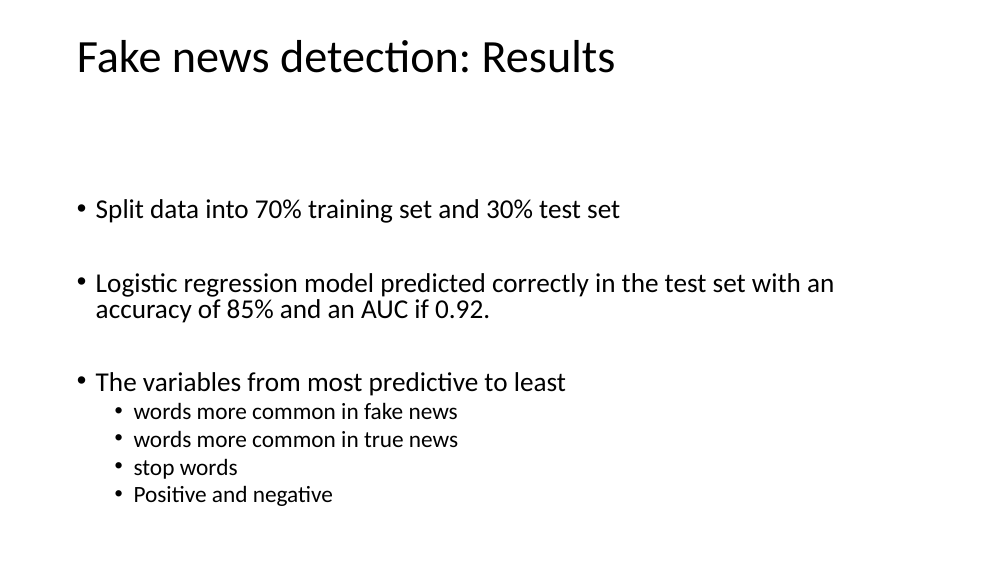
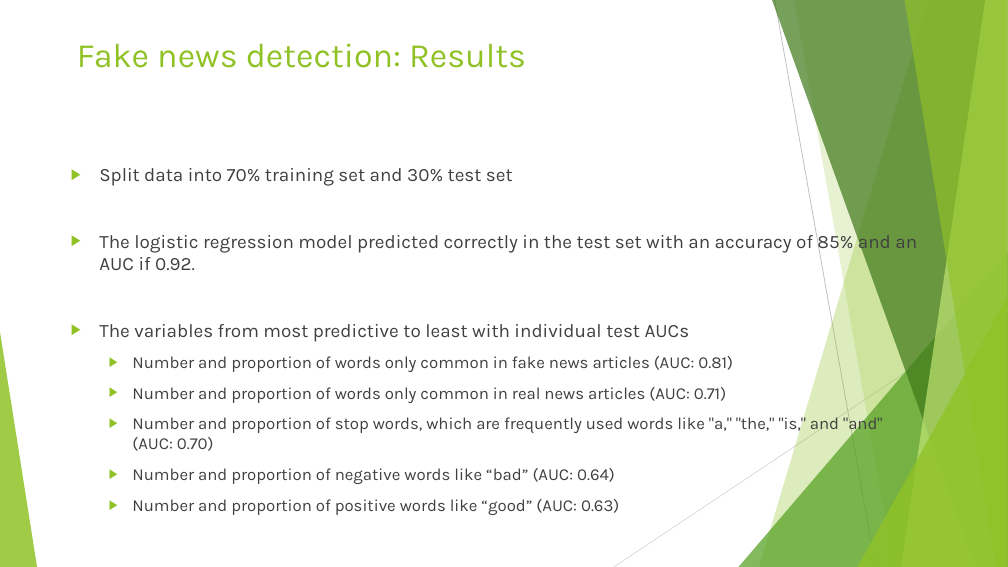
Before and after one commit to gwustudent123/csci_6221, a slide deck: slide 6 of Demo/Fake news detection with R.pptx. Drawn at 1008x567 pixels with LibreOffice and Linux fonts; fonts in the diff are those of the drawing. Boxes give left, top, right and bottom in pixels: in the first picture for what was removed or moved away, otherwise in the second. Text is boxed around its words. In the diff, an @@ line names an element or a change of style, - is before the commit and + after.

```diff
--- a/Demo/Fake news detection with R.pptx
+++ b/Demo/Fake news detection with R.pptx
@@ title "Fake news detection: Results" at <box>77,43,526,68</box>: size 44 to 32.4 pt, font Calibri to Karla, text colour #000000 to #90C226; line spacing 0.9 to 1; vertical alignment middle to top @@
@@ text "Split data into 70% training ...": place and size @@
-text "Split data into 70% training ..." at <box>96,199,834,506</box>
+text "Split data into 70% training ..." at <box>99,168,917,515</box>
@@ text at <box>99,168,513,186</box>: size 25.9 to 18 pt, font Calibri to Karla, text colour #000000 to #404040 in "Split data into 70% training set and ..."; bullet • to ▶; line spacing 0.8 to 1 @@
@@ text at <box>99,231,917,515</box>: text changed; size 25.9 to 16 pt; font Calibri to Karla; text colour #000000 to #404040 @@
-• Logistic regression model predicted correctly in the test set with an accuracy of 85% and an AUC if 0.92.
-• The variables from most predictive to least
-  • words more common in fake news
-  • words more common in true news
-  • stop words
-  • Positive and negative
+▶ The logistic regression model predicted correctly in the test set with an accuracy of 85% and an AUC if 0.92.
+▶ The variables from most predictive to least with individual test AUCs
+  ▶ Number and proportion of words only common in fake news articles (AUC: 0.81)
+  ▶ Number and proportion of words only common in real news articles (AUC: 0.71)
+  ▶ Number and proportion of stop words, which are frequently used words like "a," "the," "is," and "and" (AUC: 0.70)
+  ▶ Number and proportion of negative words like “bad” (AUC: 0.64)
+  ▶ Number and proportion of positive words like “good” (AUC: 0.63)
@@ group added at <box>0,0,1008,567</box>: 5 freeform shapes, 3 triangles, 2 lines @@
```
Also in this commit, not shown: 6 other slides changed.
